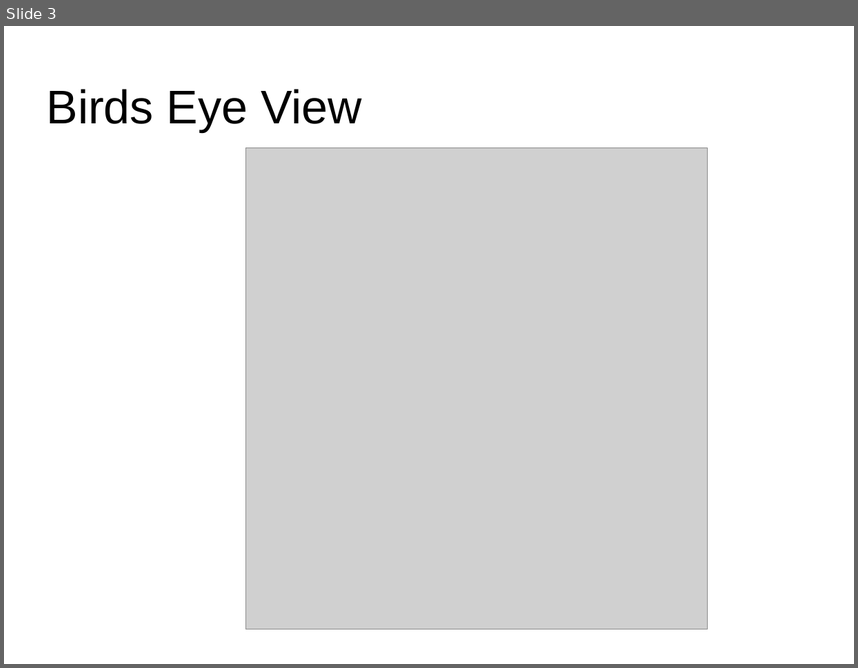
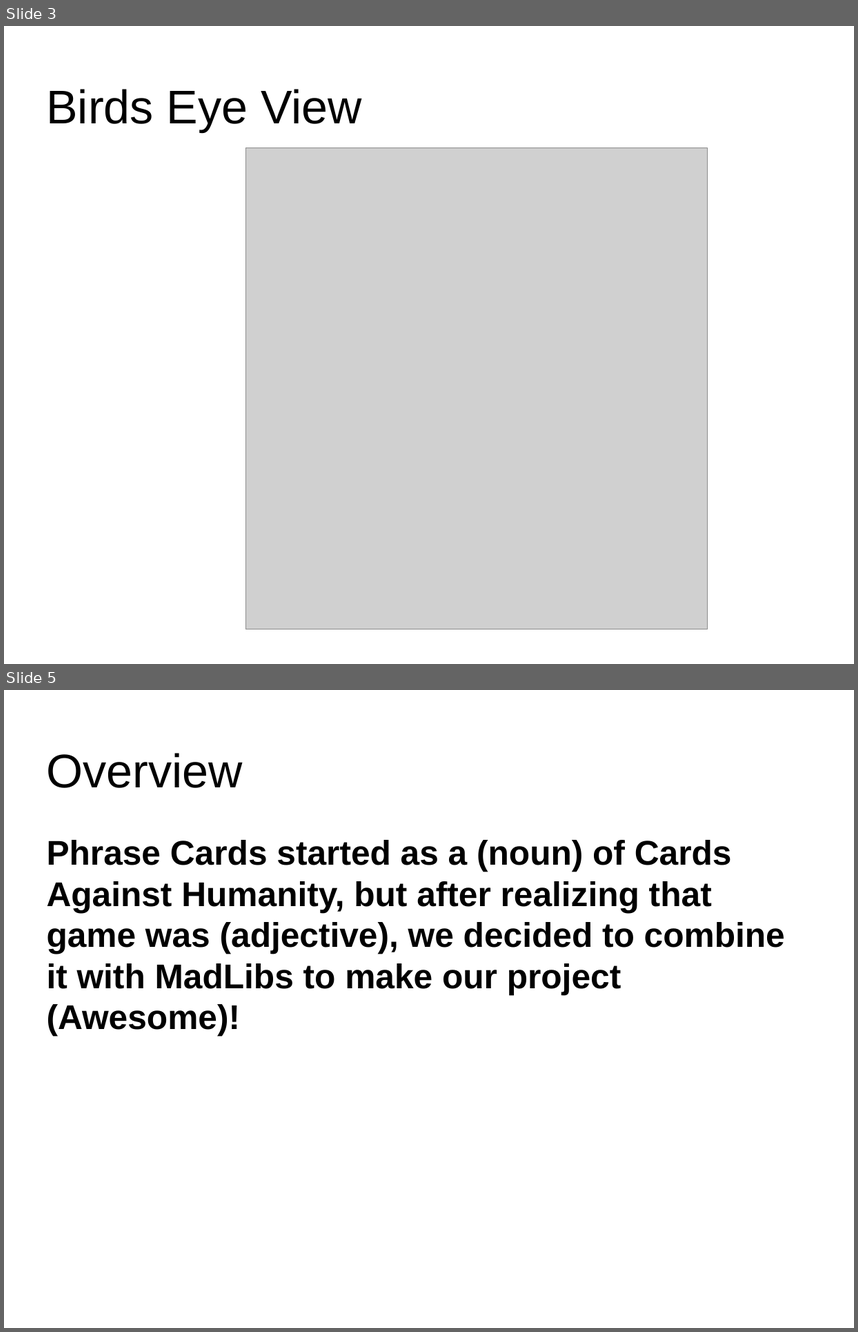
Before and after one commit to mturley/PhraseCards, a slide deck: docs/Final Submission/Final_show_1.pptx. Shown one above the other, each under a label of ours: slide 3 before the commit, slides 3 and 5 after it; the slides between them are not shown. The pictures are 858x668 and 858x1332 pixels, drawn with LibreOffice and Linux fonts; fonts in the diff are those of the drawing; grey boxes stand for pictures. Boxes give left, top, right and bottom in pixels: in the first picture for what was removed or moved away, otherwise in the second. Text is boxed around its words. In the diff, an @@ line names an element or a change of style, - is before the commit and + after.

```diff
--- a/docs/Final Submission/Final_show_1.pptx
+++ b/docs/Final Submission/Final_show_1.pptx
@@ slide 5 added at (x1=4, y1=690, x2=854, y2=1328), background #FFFFFF @@
@@ text added at (x1=47, y1=753, x2=243, y2=788), 44 pt, text #000000 @@
+Overview
@@ text added at (x1=47, y1=840, x2=785, y2=1036), 32 pt, text #000000, bold @@
+Phrase Cards started as a (noun) of Cards Against Humanity, but after realizing that game was (adjective), we decided to combine it with MadLibs to make our project (Awesome)!
```
Also in this commit, not shown: 3 slides changed, 2 other slides added, 1 slide removed.
